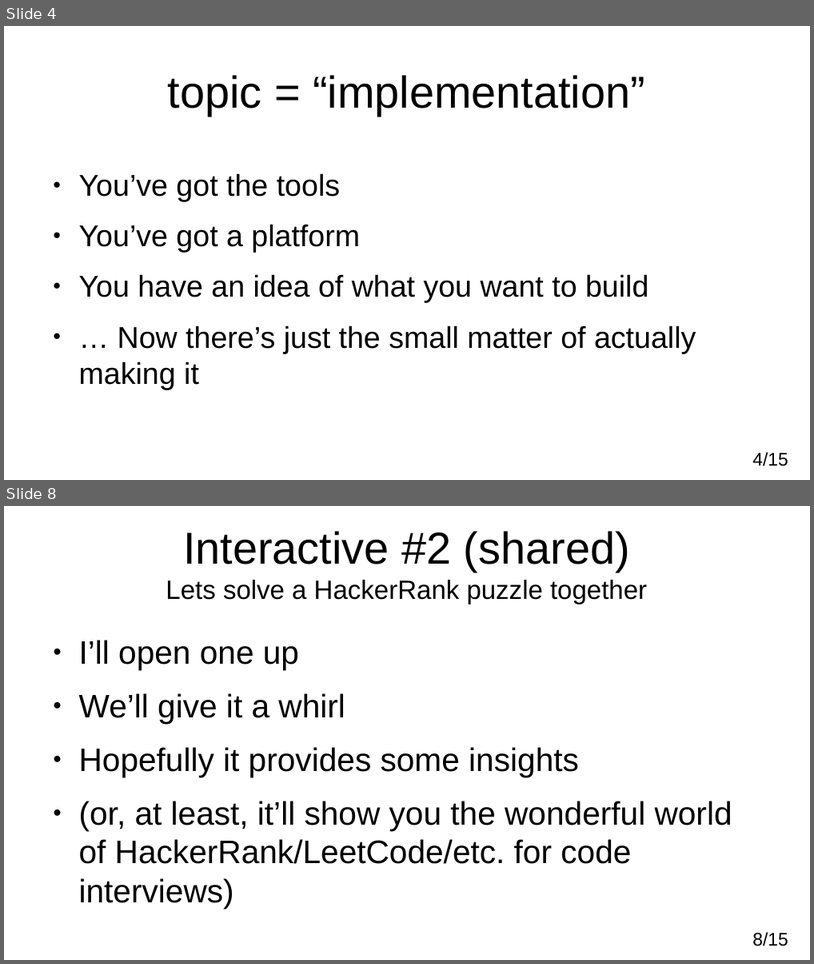
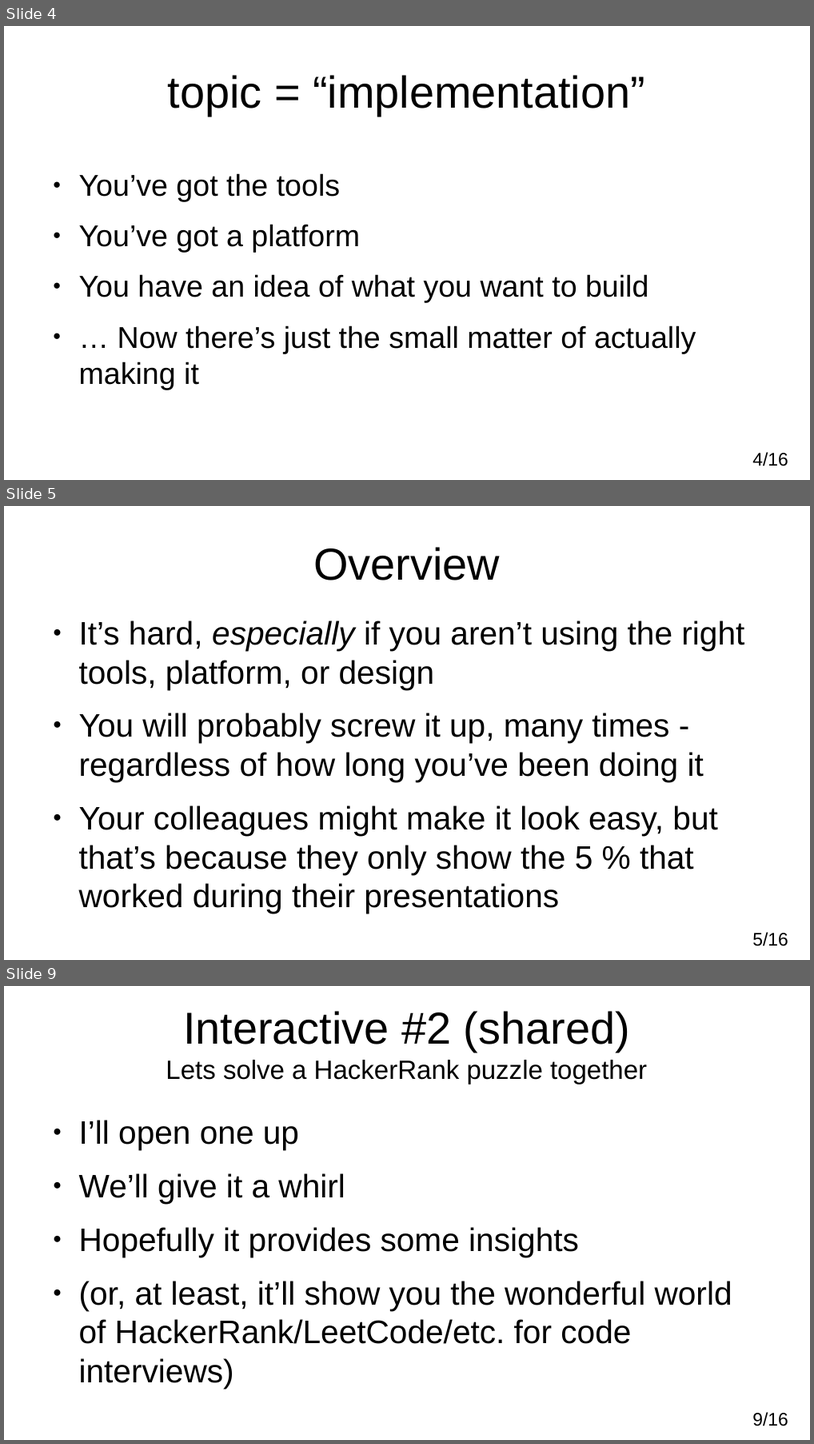
Before and after one commit to adamkewley/rse-meetups, a slide deck: 4_SoftwareImplementation/PresentationSlides.odp. Shown one above the other, each under a label of ours: slides 4 and 8 before the commit, slides 4, 5 and 9 after it; the slides between them are not shown. The pictures are 814x964 and 814x1444 pixels, drawn with LibreOffice and Linux fonts; fonts in the diff are those of the drawing. Boxes give left, top, right and bottom in pixels: in the first picture for what was removed or moved away, otherwise in the second. Text is boxed around its words. In the diff, an @@ line names an element or a change of style, - is before the commit and + after.

```diff
--- a/4_SoftwareImplementation/PresentationSlides.odp
+++ b/4_SoftwareImplementation/PresentationSlides.odp
@@ slide 5 added at <box>4,506,810,960</box>, background #FFFFFF @@
@@ title added at <box>314,547,500,580</box>, 44 pt, text #000000 @@
+Overview
@@ text added at <box>79,620,745,874</box>, 32 pt, text #000000 @@
+● It’s hard, especially if you aren’t using the right tools, platform, or design
+● You will probably screw it up, many times - regardless of how long you’ve been doing it
+● Your colleagues might make it look easy, but that’s because they only show the 5 % that worked during their presentations
@@ page number added at <box>753,932,788,946</box>, 18 pt, text #000000 @@
+5/16
@@ page number at <box>753,452,788,466</box>: text changed @@
-4/15
+4/16
@@ what was slide 8 is now slide 9 @@
@@ page number at <box>753,1412,788,1426</box>: text changed @@
-8/15
+9/16
```
Also in this commit, not shown: 6 slides changed, 1 other file.
